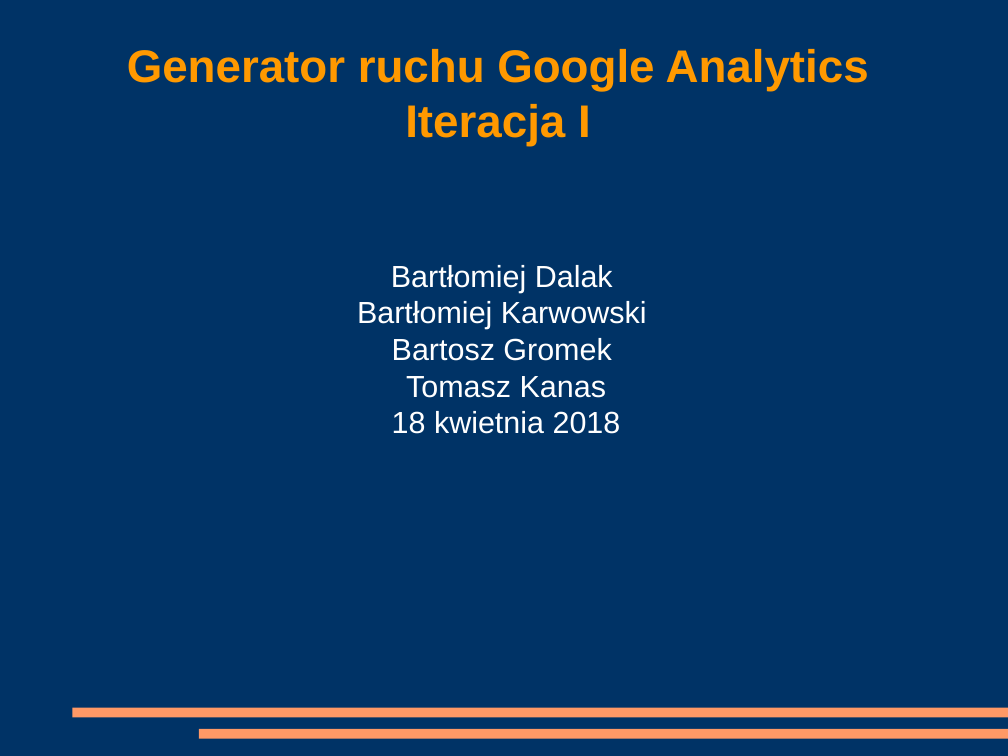
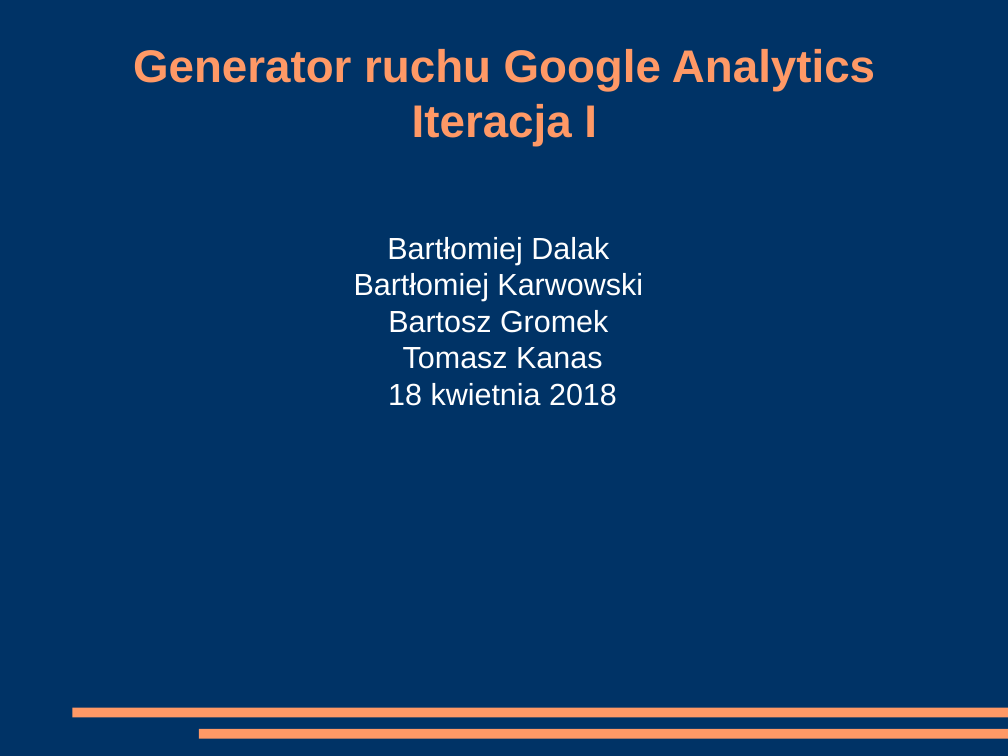
Before and after one commit to kanadas/IO, a slide deck: slide 1 of Iteracja_I_prezentacja.odp. Drawn at 1008x756 pixels with LibreOffice and Linux fonts; fonts in the diff are those of the drawing. Boxes give left, top, right and bottom in pixels: in the first picture for what was removed or moved away, otherwise in the second. Text is boxed around its words. In the diff, an @@ line names an element or a change of style, - is before the commit and + after.

```diff
--- a/Iteracja_I_prezentacja.odp
+++ b/Iteracja_I_prezentacja.odp
@@ title "Generator ruchu Google Analytics Iteracja ..." at (x1=133, y1=49, x2=875, y2=146): text colour #FF9900 to #FF9966 @@
@@ subtitle "Bartłomiej Dalak" moved from (x1=357, y1=265, x2=647, y2=434) to (x1=354, y1=237, x2=643, y2=406) @@
```
Also in this commit, not shown: 6 other slides changed, 4 slides added, 1 slide removed, 5 other files.
